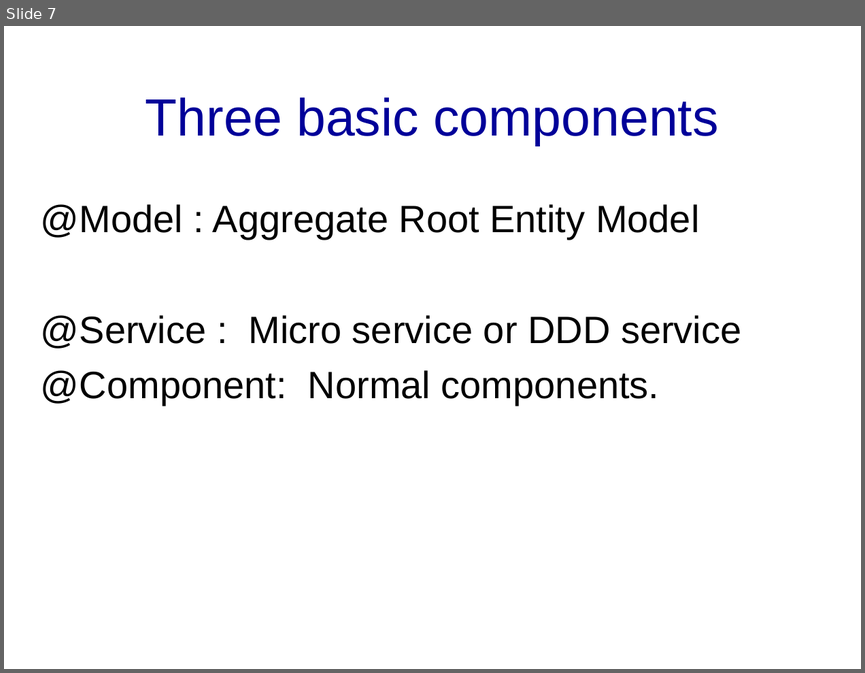
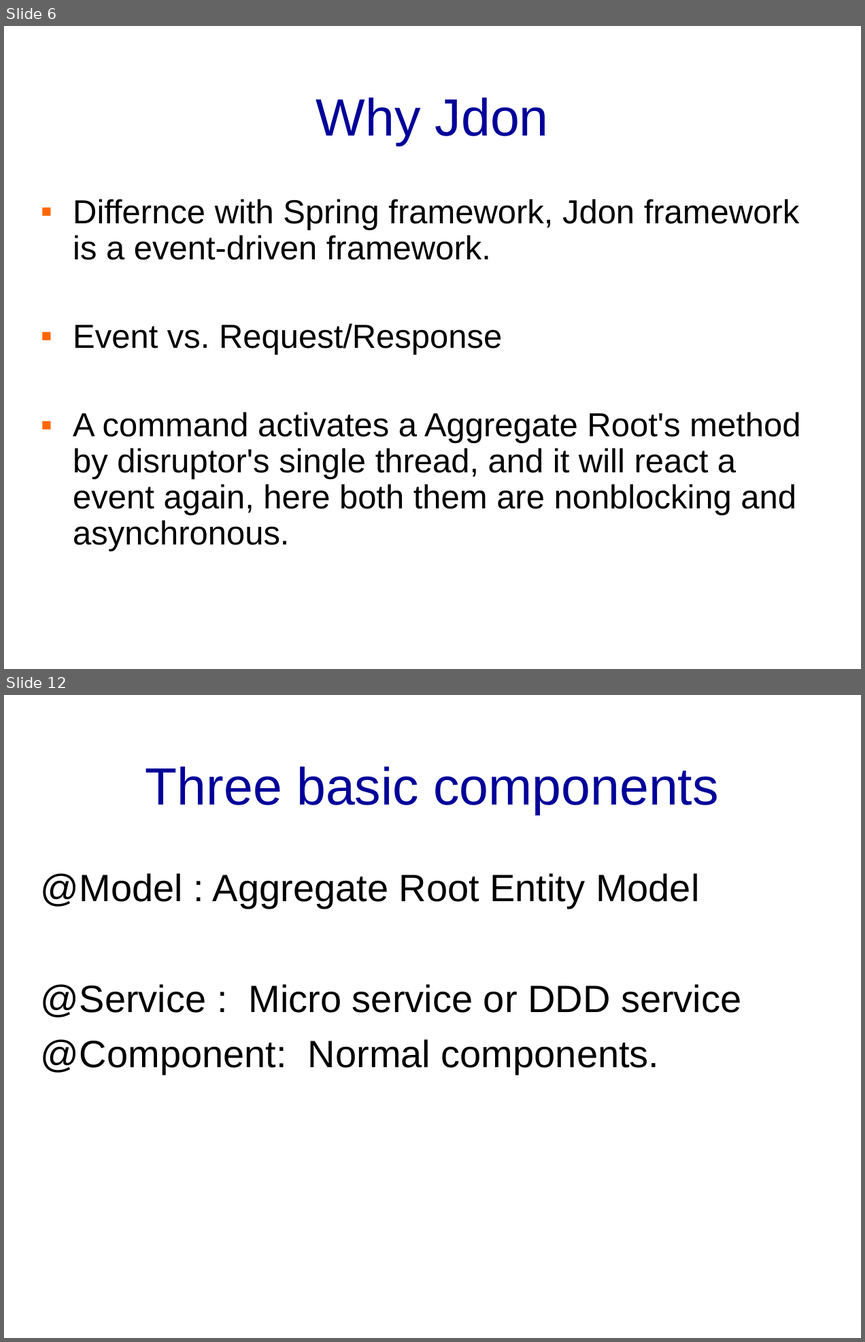
Before and after one commit to banq/banq.github.io, a slide deck: JdonFramework.ppt. Shown one above the other, each under a label of ours: slide 7 before the commit, slides 6 and 12 after it; the slides between them are not shown. The pictures are 865x673 and 865x1342 pixels, drawn with LibreOffice and Linux fonts; fonts in the diff are those of the drawing; background and template pictures are left out. Boxes give left, top, right and bottom in pixels: in the first picture for what was removed or moved away, otherwise in the second. Text is boxed around its words. In the diff, an @@ line names an element or a change of style, - is before the commit and + after.

```diff
--- a/JdonFramework.ppt
+++ b/JdonFramework.ppt
@@ slide 6 added at <box>4,26,861,669</box>, background picture (left out) @@
@@ title added at <box>316,97,549,146</box>, 44 pt, text #000099 @@
+Why Jdon
@@ text added at <box>73,199,800,551</box>, 28 pt, text #000000 @@
+▪ Differnce with Spring framework, Jdon framework is a event-driven framework.
+▪ Event vs. Request/Response
+▪ A command activates a Aggregate Root's method by disruptor's single thread, and it will react a event again, here both them are nonblocking and asynchronous.
@@ what was slide 7 is now slide 12 @@
```
Also in this commit, not shown: 1 slide changed, 5 other slides added, 1 slide removed, 1 other file.
